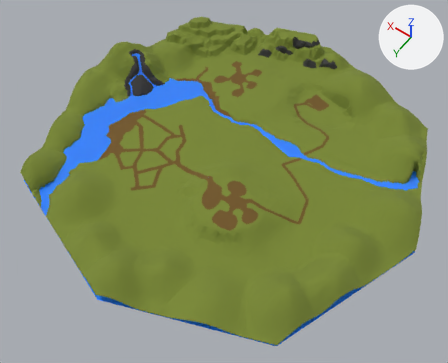
Before and after pictures for a commit that changed the FBX model Assets/3D Models/Terreno.fbx.
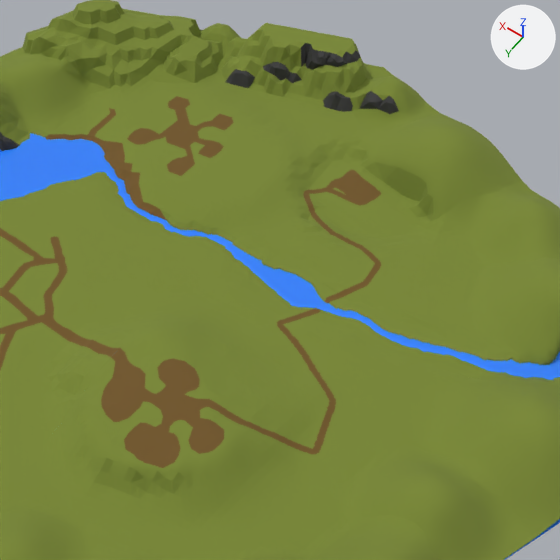
Each version appears first whole from a 50 mm camera at (-63.7, 93.1, 131.5) aimed at (-2.5, 7.5, -3.1), and next in a close-up on the part from 35% to 92% of the width and 5% to 75% of the height. Lighting does not change. The marker at upper right points along +X, +Y and +Z. Vertices at the same position are counted once.

Names of what the first close-up shows: 'Agua', 'Mapa Kaingangue.000', 'Mapa Kaingangue.002', 'Mapa Kaingangue.004', 'Mapa Kaingangue.005', 'Mapa Kaingangue.007', 'Mapa Kaingangue.013', 'Mapa Kaingangue.014', 'Mapa Kaingangue.015', 'Mapa Kaingangue.019', 'Mapa Kaingangue.020', 'Mapa Kaingangue.021'.
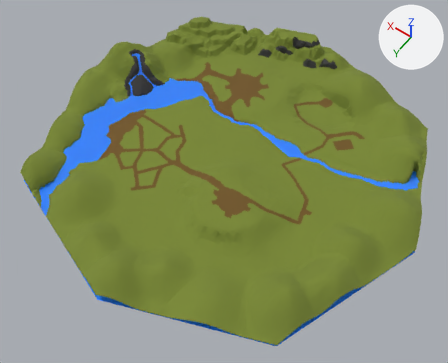
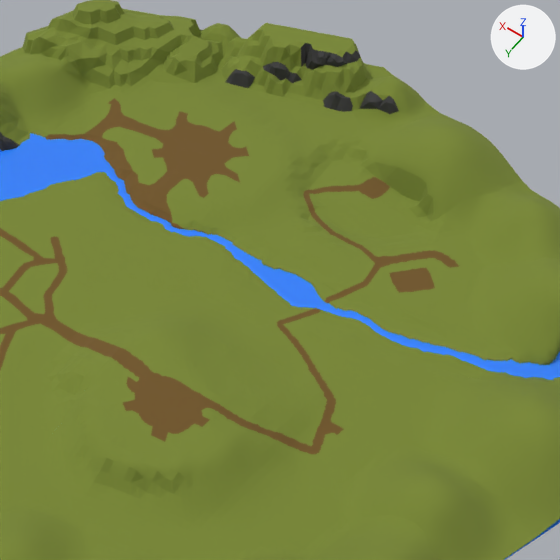
Boxes (x1, y1, x2, y2) around the edits, measured in the close-ups (560 x 560 px; the box of a moved part takes in the faces that stretch with it):
part 1 of me_plane_006, moved or reshaped
    both: (109, 348, 351, 454)
part 2 of me_plane_006, recoloured (green to brown)
    both: (139, 370, 343, 434)
part 3 of me_plane_006, recoloured (brown to green)
    both: (101, 358, 224, 468)
part 4 of me_plane_001, moved or reshaped
    before: (311, 167, 390, 209)
    after: (311, 170, 390, 207)
part 5 of me_plane_001, built on
    both: (371, 247, 462, 296)
part 6 of me_plane_001, recoloured (green to brown)
    both: (371, 183, 427, 290)
part 7 of me_plane_008, moved or reshaped
    both: (82, 94, 259, 230)
part 8 of me_plane_008, recoloured (green to brown)
    both: (117, 121, 228, 228)
part 9 of me_plane_008, recoloured (brown to green)
    both: (127, 96, 233, 145)

The change in detail:
me_plane_001 is used by ob_mapa_kaingangue_000; location (0.0, 0.0, 0.0).
me_plane_001 had 1178 vertices, 1908 faces and spanned x -33.8..0.9, y -41.0..9.0, z -1.8..0.8.
me_plane_001 now has 1304 vertices, 2114 faces and spans x -33.8..0.9, y -41.0..9.0, z -1.8..0.8.
me_plane_001 part 4: 14 vertices moved from x -12.5..-4.5, y -33.0..-28.0, z -1.2..-1.1 to x -12.5..-4.4, y -33.2..-28.0, z -1.1; 57 vertices removed from x -12.4..-4.6, y -34.9..-27.7, z -1.2..-1.0; 106 vertices added at x -12.6..-4.6, y -34.6..-27.7, z -1.1..-1.0.
me_plane_001 part 5: 1 vertex moved from x -26.7, y -25.6, z 0.0 to x -26.6, y -25.5, z 0.0; 30 vertices removed from x -26.5..-18.0, y -26.9..-18.7, z 0.0; 107 vertices added at x -26.7..-18.1, y -27.2..-18.1, z 0.0.
me_plane_001 part 6: 20 faces spanning x -25.6..-10.1, y -34.4..-18.9, z -1.1..0.0 switch from mat_mata (green #798833) to mat_terram (brown #725627).
me_plane_008 is used by ob_mapa_kaingangue_002; location (0.0, 0.0, 0.0).
me_plane_008 had 893 vertices, 1642 faces and spanned x 0.0..32.5, y -41.8..-10.2, z -2.1..1.0.
me_plane_008 now has 903 vertices, 1660 faces and spans x 0.0..32.5, y -41.8..-10.2, z -2.1..1.0.
me_plane_008 part 7: 122 vertices moved from x 3.8..27.6, y -31.5..-11.1, z -0.4..0.9 to x 3.6..27.6, y -31.7..-11.3, z -0.3..0.9; 10 vertices added at x 6.0..14.8, y -27.6..-13.4, z 0.6..0.9.
me_plane_008 part 8: 250 faces spanning x 0.5..27.8, y -31.7..-10.2, z -1.5..0.9 switch from mat_mata (green #798833) to mat_terram (brown #725627).
me_plane_008 part 9: 58 faces spanning x 10.9..21.2, y -32.2..-19.8, z 0.8..0.9 switch from mat_terram (brown #725627) to mat_mata (green #798833).
me_plane_006 is used by ob_mapa_kaingangue_004; location (0.0, 0.0, 0.0).
me_plane_006 had 1907 vertices, 3344 faces and spanned x -35.4..-0.8, y -13.8..37.5, z -1.8..3.4.
me_plane_006 now has 1993 vertices, 3444 faces and spans x -35.4..-0.8, y -13.8..37.5, z -1.8..3.4.
me_plane_006 part 1: 146 vertices moved within x -28.4..-3.0, y -0.6..20.2, z 0.0..3.1; 36 vertices removed from x -27.2..-1.9, y -0.4..17.0, z 0.0..3.1; 122 vertices added at x -27.8..-1.4, y -0.4..19.2, z 0.0..3.1.
me_plane_006 part 2: 20 faces spanning x -28.4..-6.0, y 4.5..19.1, z 0.0..3.1 switch from mat_mata (green #798833) to mat_terram (brown #725627).
me_plane_006 part 3: 109 faces spanning x -18.8..-2.6, y 9.0..23.7, z 2.7..3.3 switch from mat_terram (brown #725627) to mat_mata (green #798833).
